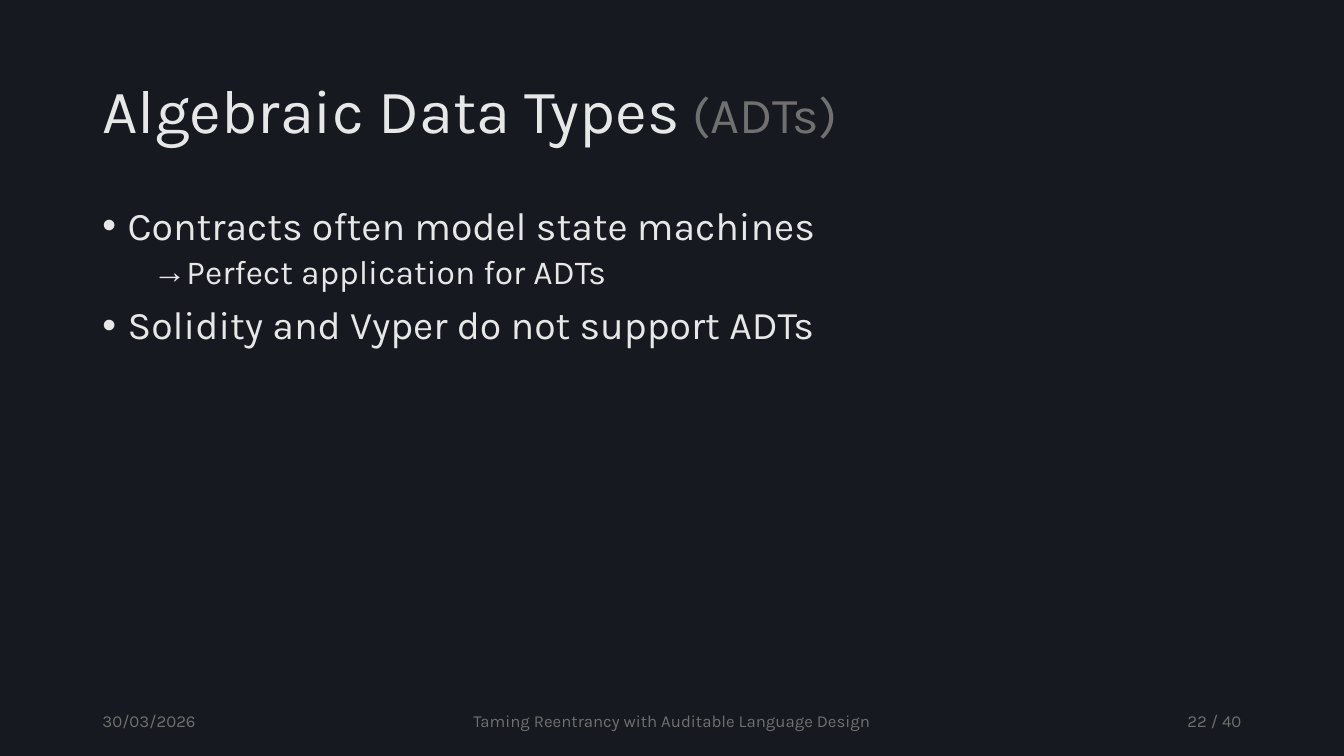
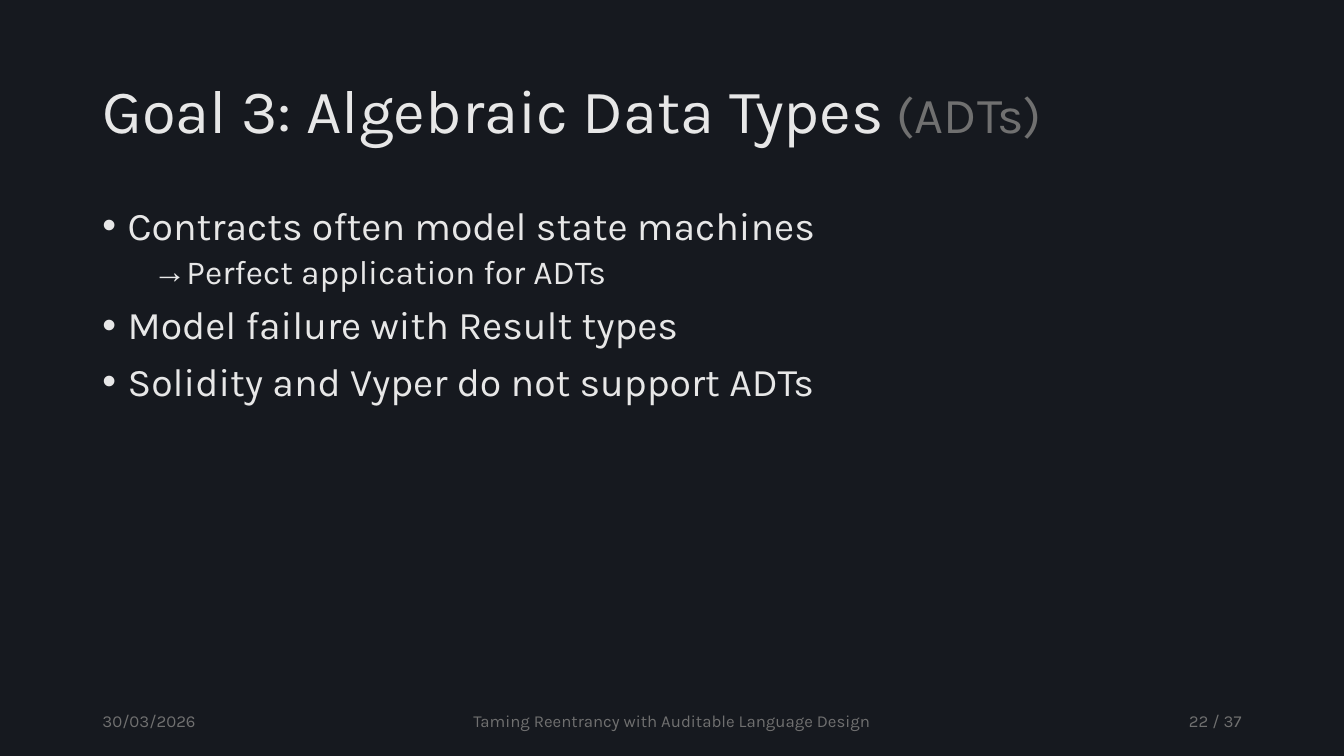
Before and after one commit to tzann/thesis, a slide deck: slide 22 of doc/presentation/Thesis.pptx. Drawn at 1344x756 pixels with LibreOffice and Linux fonts; fonts in the diff are those of the drawing. Boxes give left, top, right and bottom in pixels: in the first picture for what was removed or moved away, otherwise in the second. Text is boxed around its words. In the diff, an @@ line names an element or a change of style, - is before the commit and + after.

```diff
--- a/doc/presentation/Thesis.pptx
+++ b/doc/presentation/Thesis.pptx
@@ title at [102,90,1042,148]: text changed @@
-Algebraic Data Types (ADTs)
+Goal 3: Algebraic Data Types (ADTs)
@@ text at [128,312,679,349]: paragraph added @@
+• Model failure with Result types
@@ page number at [1189,716,1242,727]: text changed @@
-22 / 40
+22 / 37
```
Also in this commit, not shown: 7 other slides changed.
